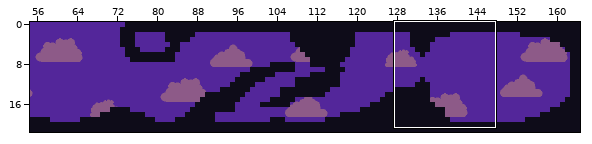
Tiled map, stored at map/map.tmx. The picture above shows the old version from afar; the outline marks the close-up.
Close-up. Before:
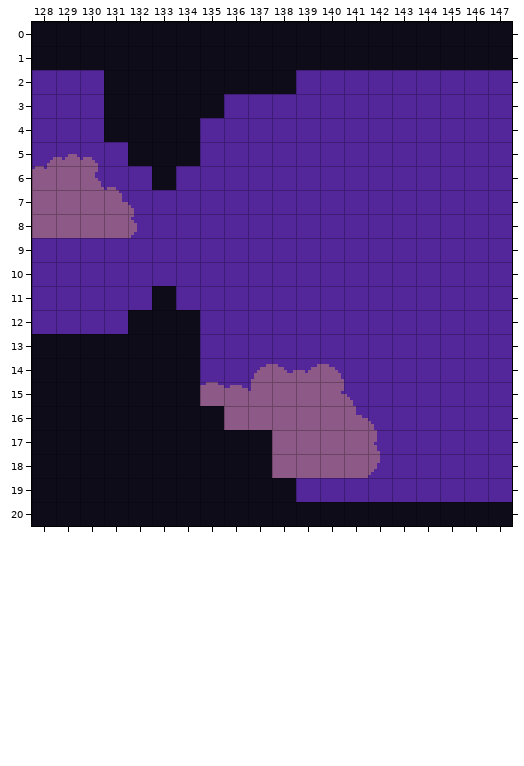
Cells are 8x8 px. Shown: x 128..147, y 0..20. The commit also changed other parts of the map, which this record leaves out.
And afterwards:
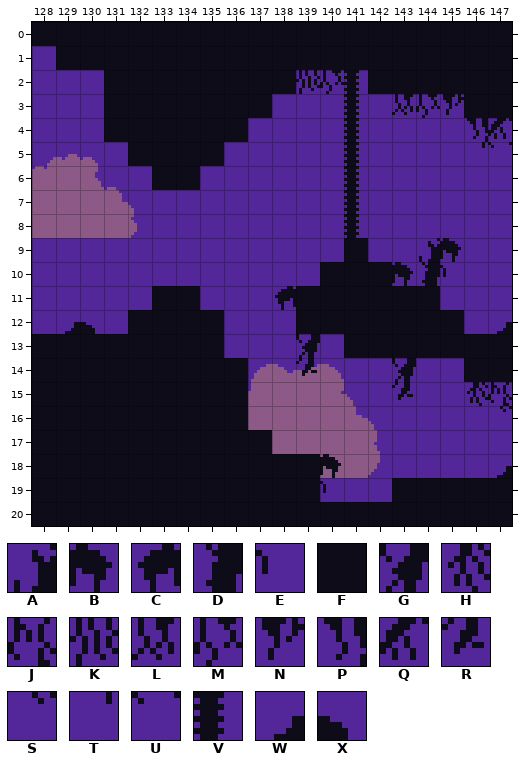
Key: from "background": A 21, B 22, C 23, D 41, E 42, F 61 "Collision", G 80, H 88, J 89, K 90, L 92, M 93, N 94, P 95, Q 96, R 100, S 109, T 115, U 116, V 144, W 163, X 164.
_ is an empty cell.
Difference:
Layer "Background":
The edit adds tile F in row 2 at x 142 to 147; in row 3 at x 136 to 137 and 146 to 147; in row 4 at x 135 to 136; in row 5 at x 135; in row 6 at x 134; in row 9 at x 141.
The edit adds tile F in row 10 at x 140 to 142; in row 11 at x 134 and 139 to 144; in row 12 at x 135 and 139 to 145; in row 13 at x 135 and 141 to 147; in row 14 at x 135 to 136 and 146 to 147; in row 15 at x 135 to 136.
The edit adds tile F in row 16 at x 136; in row 18 at x 138 to 139; in row 19 at x 139 and 143 to 147.
The edit adds tile V in rows 2 to 8 at x 141.
The author cleared tile F in row 1 at x 128.
Layer "Foreground":
The edit adds tile A in row 9 at x 144.
The edit adds tile B in row 9 at x 145; in row 10 at x 143; in row 18 at x 140.
The edit adds tile C in row 11 at x 138.
The edit adds tile D in row 10 at x 144.
The edit adds tile E in row 10 at x 145; in row 19 at x 140.
The edit adds tile G in row 13 at x 139; in row 14 at x 143.
The edit adds tile H in row 15 at x 146.
The edit adds tile J in row 15 at x 147.
The edit adds tile K in row 2 at x 139.
The edit adds tile L in row 3 at x 143.
The edit adds tile M in row 2 at x 140; in row 3 at x 144.
The edit adds tile N in row 3 at x 145.
The edit adds tile P in row 4 at x 146.
The edit adds tile Q in row 4 at x 147.
The edit adds tile R in row 14 at x 139; in row 15 at x 143.
The edit adds tile S in row 16 at x 147.
The edit adds tile T in row 5 at x 146.
The edit adds tile U in row 5 at x 147.
The edit adds tile W in row 12 at x 129 and 147; in row 18 at x 147.
The edit adds tile X in row 12 at x 130.
Pixel boxes of the changes (left, top, right, bottom) in both close-ups:
removed: (32, 46, 56, 70)
added: (275, 70, 512, 412)
added: (176, 94, 272, 190)
added: (176, 286, 248, 430)
added: (65, 322, 95, 334)
added: (272, 454, 341, 502)
added: (392, 466, 512, 502)
